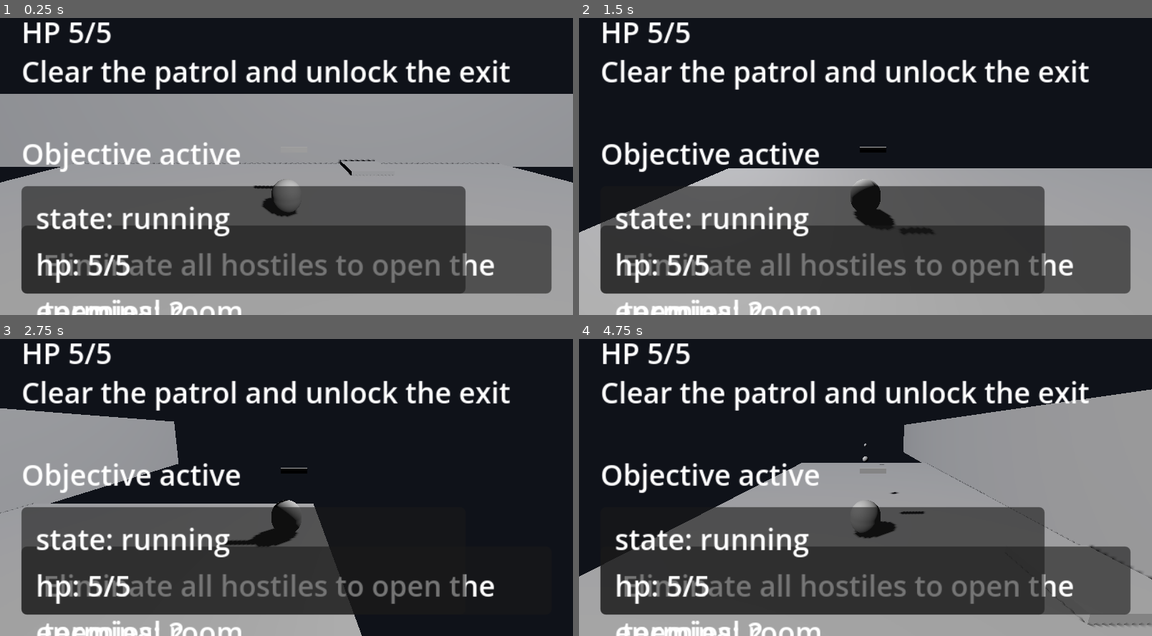
Above: before the commit, frames 1-4 (two rows, left to right).
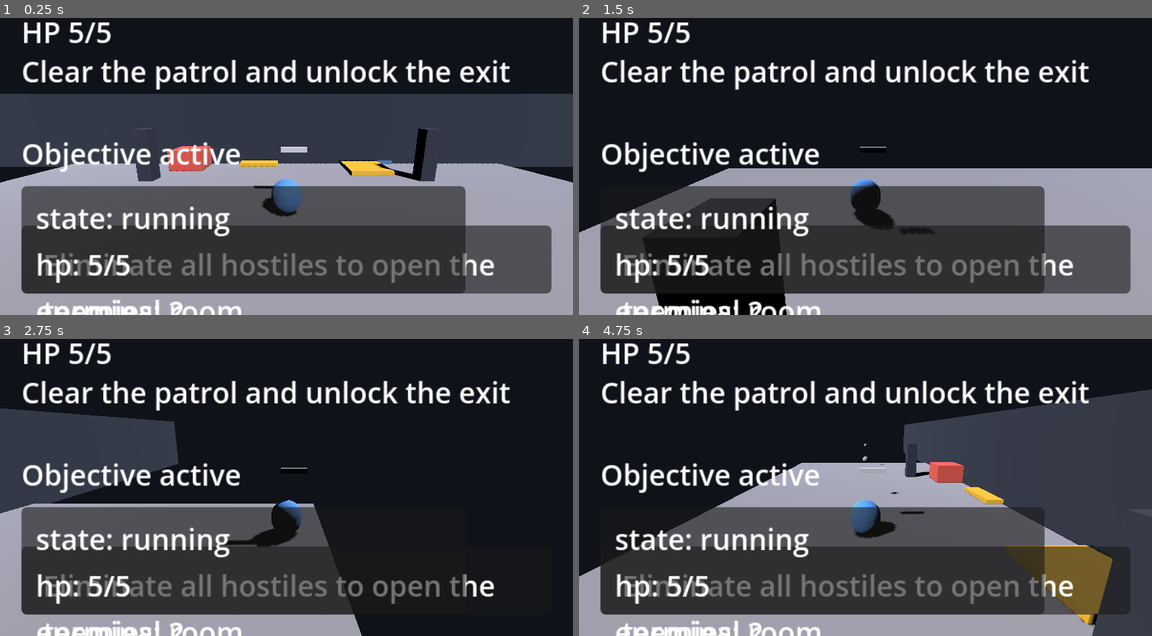
Above: after the commit, the same moments.

Repository: July-X/godot-game-one
Game: Godot game, scene res://scenes/main.tscn
The game is run twice, just before and just after one commit, with the same random seed, the same clock (stepped at 60 frames per second) and the same inputs.
Inputs:
- Up to frame 1 (0.25 s): no input
- Up to frame 2 (1.5 s): tap Enter (ui_accept) at 0.5, 0.77 s; hold Right (ui_right) 0.53-1.28 s; hold Down (ui_down) from 1.28 s (still down)
- Up to frame 3 (2.75 s): tap Enter (ui_accept) at 1.52 s; release Down (ui_down) at 2.03 s; hold Right (ui_right) from 2.03 s (still down)
- Up to frame 4 (4.75 s): release Right (ui_right) at 2.78 s; hold Up (ui_up) 2.78-3.53 s; tap Enter (ui_accept) at 3.02, 3.77, 4.52 s; hold Left (ui_left) from 3.53 s (still down)

The runs differ from the first frame. In frame 1, 29% of the frame differs, in the area x 0-100%, y 25-73%; in frame 2, 7.1%; in frame 3, 7.7%; in frame 4, 24%.

Commit message:
feat: 增强关卡视觉丰富度，添加材质颜色系统、击中闪光反馈

Diff:
--- a/scenes/entities/enemy_patroller.tscn
+++ b/scenes/entities/enemy_patroller.tscn
@@ -10,6 +10,9 @@
 radius = 0.42
 height = 0.95
 
+[sub_resource type="StandardMaterial3D" id="3"]
+albedo_color = Color(0.85, 0.25, 0.2, 1)
+
 [node name="EnemyPatroller" type="CharacterBody3D"]
 script = ExtResource("1")
 
@@ -18,3 +21,4 @@
 
 [node name="MeshInstance3D" type="MeshInstance3D" parent="."]
 mesh = SubResource("2")
+material_override = SubResource("3")
--- a/scenes/entities/player.tscn
+++ b/scenes/entities/player.tscn
@@ -13,6 +13,12 @@
 [sub_resource type="BoxMesh" id="3"]
 size = Vector3(0.16, 0.16, 0.8)
 
+[sub_resource type="StandardMaterial3D" id="4"]
+albedo_color = Color(0.3, 0.55, 0.9, 1)
+
+[sub_resource type="StandardMaterial3D" id="5"]
+albedo_color = Color(0.7, 0.7, 0.75, 1)
+
 [node name="Player" type="CharacterBody3D"]
 script = ExtResource("1")
 
@@ -21,6 +27,7 @@
 
 [node name="MeshInstance3D" type="MeshInstance3D" parent="."]
 mesh = SubResource("2")
+material_override = SubResource("4")
 
 [node name="CameraRig" type="Node3D" parent="."]
 position = Vector3(0, 1.1, 0)
@@ -37,3 +44,4 @@
 mesh = SubResource("3")
 position = Vector3(0.22, 0.2, -0.5)
 rotation_degrees = Vector3(0, 90, 0)
+material_override = SubResource("5")
--- a/scenes/levels/level_01.tscn
+++ b/scenes/levels/level_01.tscn
@@ -27,86 +27,239 @@
 [sub_resource type="BoxMesh" id="8"]
 size = Vector3(2.0, 0.4, 2.0)
 
+[sub_resource type="BoxShape3D" id="9"]
+size = Vector3(0.8, 0.4, 0.8)
+
+[sub_resource type="BoxMesh" id="10"]
+size = Vector3(0.8, 0.4, 0.8)
+
+[sub_resource type="StandardMaterial3D" id="11"]
+albedo_color = Color(0.55, 0.55, 0.6, 1)
+
+[sub_resource type="StandardMaterial3D" id="12"]
+albedo_color = Color(0.15, 0.17, 0.22, 1)
+
+[sub_resource type="StandardMaterial3D" id="13"]
+albedo_color = Color(0.8, 0.3, 0.25, 1)
+
+[sub_resource type="StandardMaterial3D" id="14"]
+albedo_color = Color(0.25, 0.45, 0.7, 1)
+
+[sub_resource type="StandardMaterial3D" id="15"]
+albedo_color = Color(0.85, 0.65, 0.15, 1)
+
+[sub_resource type="StandardMaterial3D" id="16"]
+albedo_color = Color(0.9, 0.9, 0.85, 1)
+
+[sub_resource type="BoxMesh" id="17"]
+size = Vector3(0.6, 2.4, 0.6)
+
+[sub_resource type="BoxShape3D" id="18"]
+size = Vector3(0.6, 2.4, 0.6)
+
+[sub_resource type="BoxMesh" id="19"]
+size = Vector3(3.0, 1.8, 0.4)
+
+[sub_resource type="BoxShape3D" id="20"]
+size = Vector3(3.0, 1.8, 0.4)
+
+[sub_resource type="BoxMesh" id="21"]
+size = Vector3(2.4, 0.2, 2.4)
+
+[sub_resource type="BoxShape3D" id="22"]
+size = Vector3(2.4, 0.2, 2.4)
+
+[sub_resource type="BoxMesh" id="23"]
+size = Vector3(12.0, 0.1, 4.0)
+
+[sub_resource type="BoxMesh" id="24"]
+size = Vector3(4.0, 0.1, 12.0)
+
+[sub_resource type="BoxMesh" id="25"]
+size = Vector3(1.6, 1.0, 1.6)
+
+[sub_resource type="BoxShape3D" id="26"]
+size = Vector3(1.6, 1.0, 1.6)
+
 [node name="Level01" type="Node3D"]
 script = ExtResource("1")
 
 [node name="Ground" type="StaticBody3D" parent="."]
-
 [node name="CollisionShape3D" type="CollisionShape3D" parent="Ground"]
 shape = SubResource("1")
-
 [node name="MeshInstance3D" type="MeshInstance3D" parent="Ground"]
 mesh = SubResource("2")
+material_override = SubResource("11")
+
+[node name="FloorZoneBack" type="MeshInstance3D" parent="."]
+mesh = SubResource("23")
+material_override = SubResource("12")
+position = Vector3(0, 0.05, -8.0)
+
+[node name="FloorZoneFront" type="MeshInstance3D" parent="."]
+mesh = SubResource("24")
+material_override = SubResource("12")
+position = Vector3(0, 0.05, 4.0)
 
 [node name="BackWall" type="StaticBody3D" parent="."]
 position = Vector3(0, 2.0, -12.0)
-
 [node name="CollisionShape3D" type="CollisionShape3D" parent="BackWall"]
 shape = SubResource("3")
-
 [node name="MeshInstance3D" type="MeshInstance3D" parent="BackWall"]
 mesh = SubResource("4")
+material_override = SubResource("12")
 
 [node name="LeftWall" type="StaticBody3D" parent="."]
 position = Vector3(-12.0, 2.0, 0)
 rotation_degrees = Vector3(0, 90, 0)
-
 [node name="CollisionShape3D" type="CollisionShape3D" parent="LeftWall"]
 shape = SubResource("5")
-
 [node name="MeshInstance3D" type="MeshInstance3D" parent="LeftWall"]
 mesh = SubResource("6")
+material_override = SubResource("12")
 
 [node name="RightWall" type="StaticBody3D" parent="."]
 position = Vector3(12.0, 2.0, 0)
 rotation_degrees = Vector3(0, 90, 0)
-
 [node name="CollisionShape3D" type="CollisionShape3D" parent="RightWall"]
 shape = SubResource("5")
-
 [node name="MeshInstance3D" type="MeshInstance3D" parent="RightWall"]
 mesh = SubResource("6")
+material_override = SubResource("12")
+
+[node name="PillarA" type="StaticBody3D" parent="."]
+position = Vector3(-6.0, 1.2, -5.0)
+[node name="CollisionShape3D" type="CollisionShape3D" parent="PillarA"]
+shape = SubResource("18")
+[node name="MeshInstance3D" type="MeshInstance3D" parent="PillarA"]
+mesh = SubResource("17")
+material_override = SubResource("12")
+
+[node name="PillarB" type="StaticBody3D" parent="."]
+position = Vector3(6.0, 1.2, -5.0)
+[node name="CollisionShape3D" type="CollisionShape3D" parent="PillarB"]
+shape = SubResource("18")
+[node name="MeshInstance3D" type="MeshInstance3D" parent="PillarB"]
+mesh = SubResource("17")
+material_override = SubResource("12")
+
+[node name="PillarC" type="StaticBody3D" parent="."]
+position = Vector3(-6.0, 1.2, 3.0)
+[node name="CollisionShape3D" type="CollisionShape3D" parent="PillarC"]
+shape = SubResource("18")
+[node name="MeshInstance3D" type="MeshInstance3D" parent="PillarC"]
+mesh = SubResource("17")
+material_override = SubResource("12")
+
+[node name="PillarD" type="StaticBody3D" parent="."]
+position = Vector3(6.0, 1.2, 3.0)
+[node name="CollisionShape3D" type="CollisionShape3D" parent="PillarD"]
+shape = SubResource("18")
+[node name="MeshInstance3D" type="MeshInstance3D" parent="PillarD"]
+mesh = SubResource("17")
+material_override = SubResource("12")
+
+[node name="LowWallA" type="StaticBody3D" parent="."]
+position = Vector3(-3.0, 0.9, -6.5)
+rotation_degrees = Vector3(0, 0, 0)
+[node name="CollisionShape3D" type="CollisionShape3D" parent="LowWallA"]
+shape = SubResource("20")
+[node name="MeshInstance3D" type="MeshInstance3D" parent="LowWallA"]
+mesh = SubResource("19")
+material_override = SubResource("13")
+
+[node name="LowWallB" type="StaticBody3D" parent="."]
+position = Vector3(3.0, 0.9, -6.5)
+[node name="CollisionShape3D" type="CollisionShape3D" parent="LowWallB"]
+shape = SubResource("20")
+[node name="MeshInstance3D" type="MeshInstance3D" parent="LowWallB"]
+mesh = SubResource("19")
+material_override = SubResource("13")
 
 [node name="CrateA" type="StaticBody3D" parent="."]
 position = Vector3(-3.5, 0.2, -2.0)
-
 [node name="CollisionShape3D" type="CollisionShape3D" parent="CrateA"]
 shape = SubResource("7")
-
 [node name="MeshInstance3D" type="MeshInstance3D" parent="CrateA"]
 mesh = SubResource("8")
+material_override = SubResource("15")
 
 [node name="CrateB" type="StaticBody3D" parent="."]
 position = Vector3(4.0, 0.2, 1.5)
-
 [node name="CollisionShape3D" type="CollisionShape3D" parent="CrateB"]
 shape = SubResource("7")
-
 [node name="MeshInstance3D" type="MeshInstance3D" parent="CrateB"]
 mesh = SubResource("8")
+material_override = SubResource("15")
+
+[node name="CrateC" type="StaticBody3D" parent="."]
+position = Vector3(-1.5, 0.2, 0.0)
+[node name="CollisionShape3D" type="CollisionShape3D" parent="CrateC"]
+shape = SubResource("7")
+[node name="MeshInstance3D" type="MeshInstance3D" parent="CrateC"]
+mesh = SubResource("8")
+material_override = SubResource("15")
+
+[node name="CrateD" type="StaticBody3D" parent="."]
+position = Vector3(2.0, 0.2, -4.5)
+[node name="CollisionShape3D" type="CollisionShape3D" parent="CrateD"]
+shape = SubResource("7")
+[node name="MeshInstance3D" type="MeshInstance3D" parent="CrateD"]
+mesh = SubResource("8")
+material_override = SubResource("15")
+
+[node name="CrateSmallA" type="StaticBody3D" parent="."]
+position = Vector3(-2.0, 0.2, -5.5)
+[node name="CollisionShape3D" type="CollisionShape3D" parent="CrateSmallA"]
+shape = SubResource("9")
+[node name="MeshInstance3D" type="MeshInstance3D" parent="CrateSmallA"]
+mesh = SubResource("10")
+material_override = SubResource("14")
+
+[node name="CrateSmallB" type="StaticBody3D" parent="."]
+position = Vector3(5.5, 0.2, 0.0)
+[node name="CollisionShape3D" type="CollisionShape3D" parent="CrateSmallB"]
+shape = SubResource("9")
+[node name="MeshInstance3D" type="MeshInstance3D" parent="CrateSmallB"]
+mesh = SubResource("10")
+material_override = SubResource("14")
+
+[node name="CrateTallA" type="StaticBody3D" parent="."]
+position = Vector3(-5.0, 0.7, 1.0)
+[node name="CollisionShape3D" type="CollisionShape3D" parent="CrateTallA"]
+shape = SubResource("26")
+[node name="MeshInstance3D" type="MeshInstance3D" parent="CrateTallA"]
+mesh = SubResource("25")
+material_override = SubResource("13")
+
+[node name="CrateTallB" type="StaticBody3D" parent="."]
+position = Vector3(6.5, 0.7, -1.0)
+[node name="CollisionShape3D" type="CollisionShape3D" parent="CrateTallB"]
+shape = SubResource("26")
+[node name="MeshInstance3D" type="MeshInstance3D" parent="CrateTallB"]
+mesh = SubResource("25")
+material_override = SubResource("13")
 
 [node name="PlayerSpawn" type="Marker3D" parent="."]
 position = Vector3(0, 1.2, 6.0)
 
 [node name="ExitZone" type="Area3D" parent="."]
 position = Vector3(0, 1.2, -9.5)
-
 [node name="CollisionShape3D" type="CollisionShape3D" parent="ExitZone"]
 shape = SubResource("7")
-
 [node name="ExitMarker" type="MeshInstance3D" parent="ExitZone"]
 mesh = SubResource("8")
 scale = Vector3(0.7, 1.4, 0.7)
+material_override = SubResource("13")
 
 [node name="StoryTrigger" type="Area3D" parent="."]
 position = Vector3(0, 1.0, -4.5)
-
 [node name="CollisionShape3D" type="CollisionShape3D" parent="StoryTrigger"]
 shape = SubResource("7")
-
 [node name="StoryMarker" type="MeshInstance3D" parent="StoryTrigger"]
 mesh = SubResource("8")
 scale = Vector3(0.35, 0.2, 0.35)
+material_override = SubResource("14")
 
 [node name="EnemyA" parent="." instance=ExtResource("2")]
 position = Vector3(-5.0, 1.2, -1.0)
--- a/scripts/enemy.gd
+++ b/scripts/enemy.gd
@@ -16,6 +16,8 @@
 var _target = null
 var _dead = false
 var _touch_timer = 0.0
+var _mesh_instance: MeshInstance3D
+var _original_material: Material
 
 func _ready() -> void:
 	add_to_group("enemies")
@@ -23,6 +25,9 @@
 	var players = get_tree().get_nodes_in_group("player")
 	if players.size() > 0:
 		_target = players[0]
+	_mesh_instance = $MeshInstance3D
+	if _mesh_instance and _mesh_instance.material_override:
+		_original_material = _mesh_instance.material_override.duplicate()
 
 func _physics_process(delta: float) -> void:
 	if GameState.run_state != "running":
@@ -61,10 +66,24 @@
 	if _dead:
 		return
 	health -= amount
+	_flash_hit()
 	if health <= 0:
 		_dead = true
 		defeated.emit()
 		queue_free()
+
+func _flash_hit() -> void:
+	if not _mesh_instance or not _original_material:
+		return
+	var flash_mat = _mesh_instance.material_override
+	flash_mat.emission_enabled = true
+	flash_mat.emission = Color(1.0, 1.0, 1.0)
+	flash_mat.emission_energy_multiplier = 2.0
+	var tween := create_tween()
+	tween.tween_property(flash_mat, "emission_energy_multiplier", 0.0, 0.12)
+	tween.tween_callback(func():
+		flash_mat.emission_enabled = false
+	)
 
 func _try_touch_target() -> void:
 	if _target == null or _touch_timer > 0.0:
Not shown: 1 places in scenes/entities/enemy_patroller.tscn that only renumber resources
Not shown: 1 places in scenes/entities/player.tscn that only renumber resources
Not shown: 1 places in scenes/levels/level_01.tscn that only renumber resources
